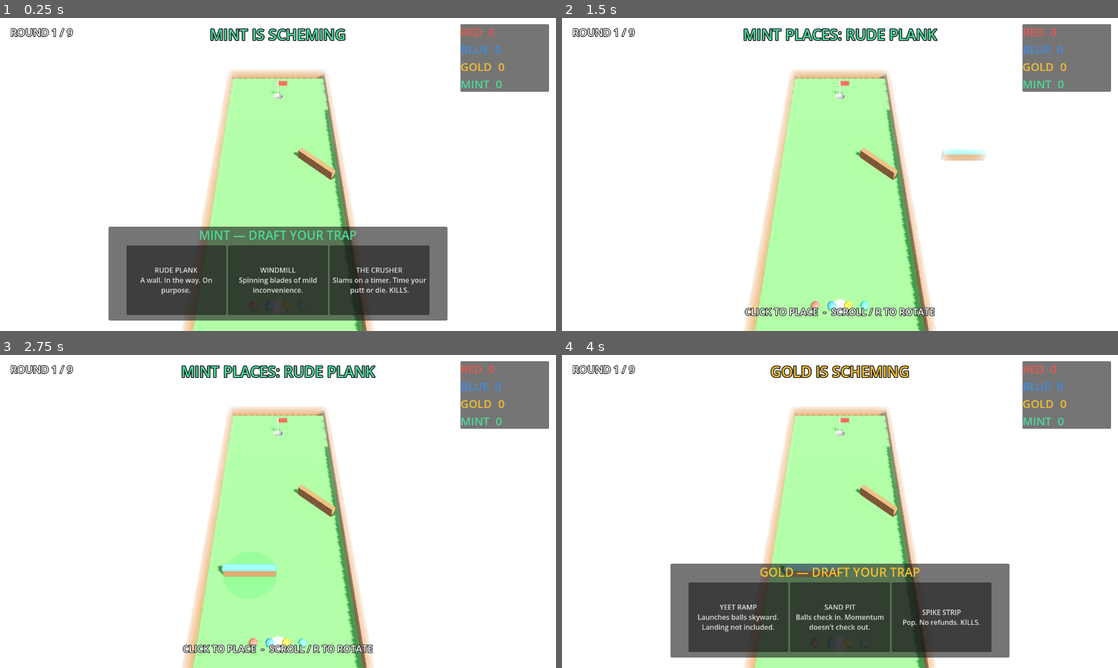
Above: before the commit, frames 1-4 (two rows, left to right).
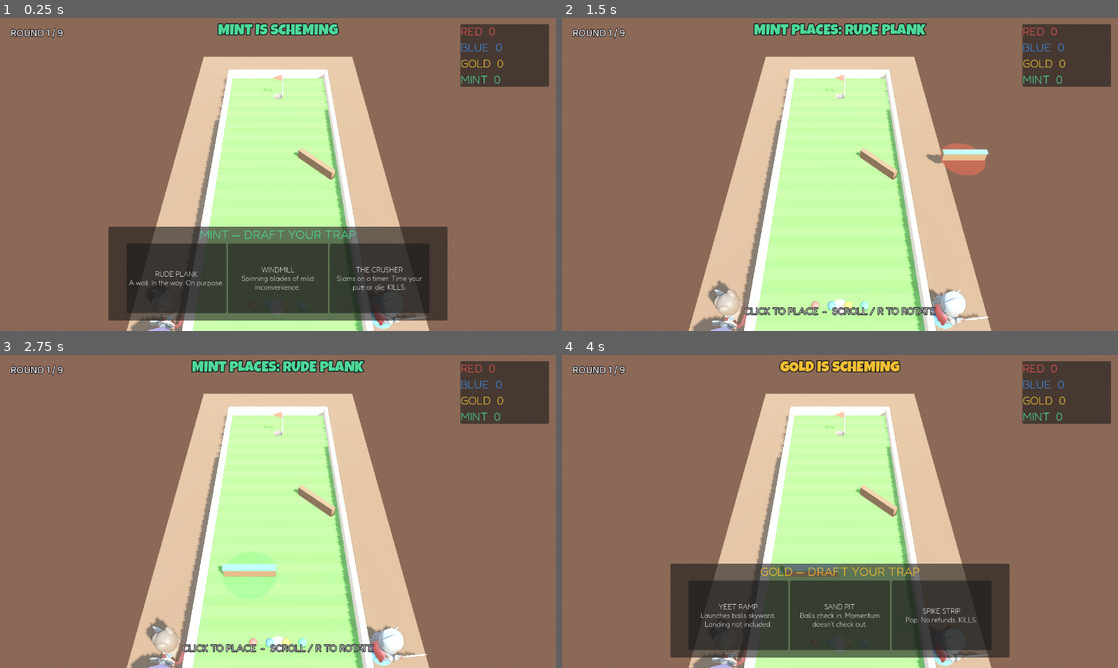
Above: after the commit, the same moments.

Repository: substrateagnostic/ill-will
Game: Godot game, scene res://scenes/main.tscn
Same seed, same stepped clock (60 frames per second), same inputs: the game is played once before the commit and once after it.
Inputs (mouse positions are in pixels of both pictures, inside the frame that each line leads up to):
- Up to frame 1 (0.25 s): no input
- Up to frame 2 (1.5 s): click "RUDE PLANK A wall. In the way…" at 0.5 s; tap Enter at 1.25 s; move the mouse to (962, 158) at 1.27 s; click (962, 158) at 1.42 s
- Up to frame 3 (2.75 s): tap Enter at 2 s; drag from (166, 527) to (250, 574) at 2.02 s
- Up to frame 4 (4 s): tap Enter at 2.75, 3.5 s; move the mouse to (895, 442) at 2.77 s; click (895, 442) at 2.92 s; drag from (812, 574) to (673, 464) at 3.52 s

The runs differ from the first frame. In frame 1, 84% of the frame differs, in the area x 0-100%, y 0-100%; in frame 2, 91%; in frame 3, 91%; in frame 4, 84%.

Commit message:
Phase 5: art and juice - Kenney/KayKit assets, diorama look, SFX, caddies
Mow-stripe felt (triplanar), cream fringe, warm sky + wooden table diorama,
Kenney flag + rebuilt windmill (real model, classic vertical blade sweep,
synced collision), KayKit caddies per player (Idle/Cheer/Death_A - author
cheers when their trap kills), Fredoka/Baloo/LuckiestGuy fonts, Sfx autoload
(Kenney audio bank: putt/bounce/bumper/sink/death/UI), camera shake, banner
pop tween, confetti on sinks, contact-based bounce SFX.

Co-Authored-By: Claude Fable 5 <noreply@anthropic.com>

Diff:
--- a/project.godot
+++ b/project.godot
@@ -10,12 +10,17 @@
 [autoload]
 
 GameState="*res://scripts/game_state.gd"
+Sfx="*res://scripts/sfx.gd"
 VerifyCapture="*res://scripts/verify_capture.gd"
 
 [display]
 
 window/size/viewport_width=1280
 window/size/viewport_height=720
+
+[gui]
+
+theme/custom_font="res://assets/fonts/Fredoka.ttf"
 
 [input]
 
--- a/scenes/ball.tscn
+++ b/scenes/ball.tscn
@@ -19,6 +19,8 @@
 mass = 0.8
 physics_material_override = SubResource("ball_phys")
 continuous_cd = true
+contact_monitor = true
+max_contacts_reported = 4
 linear_damp = 0.5
 angular_damp = 0.0
 script = ExtResource("1_ball")
--- a/scenes/course.tscn
+++ b/scenes/course.tscn
@@ -1,13 +1,21 @@
-[gd_scene load_steps=9 format=3]
+[gd_scene load_steps=12 format=3]
 
 [ext_resource type="Script" path="res://scripts/course.gd" id="1_course"]
+[ext_resource type="Texture2D" path="res://assets/textures/grass_stripes.png" id="2_grass"]
+[ext_resource type="PackedScene" path="res://assets/models/minigolf/flag-red.glb" id="3_flag"]
 
 [sub_resource type="StandardMaterial3D" id="mat_green"]
-albedo_color = Color(0.33, 0.62, 0.31, 1)
-roughness = 0.92
+albedo_texture = ExtResource("2_grass")
+uv1_triplanar = true
+uv1_scale = Vector3(0.25, 0.25, 0.25)
+roughness = 0.95
 
 [sub_resource type="StandardMaterial3D" id="mat_wood"]
-albedo_color = Color(0.54, 0.37, 0.24, 1)
+albedo_color = Color(0.93, 0.89, 0.78, 1)
+roughness = 0.7
+
+[sub_resource type="StandardMaterial3D" id="mat_wood_dark"]
+albedo_color = Color(0.5, 0.35, 0.24, 1)
 roughness = 0.8
 
 [sub_resource type="StandardMaterial3D" id="mat_red"]
@@ -71,7 +79,7 @@
 [node name="Bank" type="CSGBox3D" parent="Geo"]
 transform = Transform3D(0.707107, 0, -0.707107, 0, 1, 0, 0.707107, 0, 0.707107, 1.9, 0.155, -7)
 size = Vector3(2.2, 0.71, 0.25)
-material = SubResource("mat_wood")
+material = SubResource("mat_wood_dark")
 
 [node name="TrapContainer" type="Node3D" parent="."]
 
@@ -91,16 +99,8 @@
 [node name="Flag" type="Node3D" parent="."]
 transform = Transform3D(1, 0, 0, 0, 1, 0, 0, 0, 1, 0, 0, -13)
 
-[node name="Pole" type="CSGCylinder3D" parent="Flag"]
-transform = Transform3D(1, 0, 0, 0, 1, 0, 0, 0, 1, 0, 0.55, 0)
-radius = 0.03
-height = 1.1
-material = SubResource("mat_white")
-
-[node name="Pennant" type="CSGBox3D" parent="Flag"]
-transform = Transform3D(1, 0, 0, 0, 1, 0, 0, 0, 1, 0.28, 0.95, 0)
-size = Vector3(0.55, 0.28, 0.03)
-material = SubResource("mat_red")
+[node name="FlagModel" parent="Flag" instance=ExtResource("3_flag")]
+transform = Transform3D(1.5, 0, 0, 0, 1.5, 0, 0, 0, 1.5, 0.28, 0, 0)
 
 [node name="TeePad" type="CSGCylinder3D" parent="."]
 transform = Transform3D(1, 0, 0, 0, 1, 0, 0, 0, 1, 0, 0.005, 0)
--- a/scenes/main.tscn
+++ b/scenes/main.tscn
@@ -1,10 +1,26 @@
-[gd_scene load_steps=13 format=3]
+[gd_scene load_steps=18 format=3]
 
 [ext_resource type="Script" path="res://scripts/main.gd" id="1_main"]
 [ext_resource type="PackedScene" path="res://scenes/course.tscn" id="2_course"]
 [ext_resource type="Script" path="res://scripts/putt_controller.gd" id="4_putt"]
 [ext_resource type="Script" path="res://scripts/camera_rig.gd" id="5_cam"]
 [ext_resource type="Script" path="res://scripts/placement_controller.gd" id="6_place"]
+[ext_resource type="FontFile" path="res://assets/fonts/LuckiestGuy-Regular.ttf" id="7_luckiest"]
+[ext_resource type="FontFile" path="res://assets/fonts/Baloo2.ttf" id="8_baloo"]
+
+[sub_resource type="ProceduralSkyMaterial" id="sky_mat"]
+sky_top_color = Color(0.45, 0.63, 0.82, 1)
+sky_horizon_color = Color(0.98, 0.88, 0.72, 1)
+ground_bottom_color = Color(0.42, 0.32, 0.27, 1)
+ground_horizon_color = Color(0.95, 0.85, 0.7, 1)
+sun_angle_max = 40.0
+
+[sub_resource type="Sky" id="sky"]
+sky_material = SubResource("sky_mat")
+
+[sub_resource type="StandardMaterial3D" id="mat_table"]
+albedo_color = Color(0.42, 0.29, 0.2, 1)
+roughness = 0.65
 
 [sub_resource type="CylinderMesh" id="disc_mesh"]
 top_radius = 1.0
@@ -17,16 +33,20 @@
 shading_mode = 0
 
 [sub_resource type="Environment" id="env"]
-background_mode = 1
-background_color = Color(0.76, 0.85, 0.88, 1)
-ambient_light_source = 2
-ambient_light_color = Color(0.68, 0.72, 0.78, 1)
-ambient_light_energy = 1.1
+background_mode = 2
+sky = SubResource("sky")
+ambient_light_source = 3
+ambient_light_energy = 1.0
 tonemap_mode = 2
 ssao_enabled = true
+ssao_intensity = 1.5
 glow_enabled = true
-glow_intensity = 0.4
-glow_bloom = 0.05
+glow_intensity = 0.45
+glow_bloom = 0.06
+fog_enabled = true
+fog_light_color = Color(0.95, 0.87, 0.74, 1)
+fog_density = 0.004
+fog_sky_affect = 0.0
 
 [sub_resource type="BoxMesh" id="arrow_mesh"]
 size = Vector3(0.22, 0.02, 2)
@@ -48,6 +68,16 @@
 script = ExtResource("1_main")
 
 [node name="Course" parent="." instance=ExtResource("2_course")]
+
+[node name="Table" type="CSGBox3D" parent="."]
+transform = Transform3D(1, 0, 0, 0, 1, 0, 0, 0, 1, 0, -0.75, -6.5)
+size = Vector3(11, 0.7, 24)
+material = SubResource("mat_table")
+
+[node name="FillLight" type="DirectionalLight3D" parent="."]
+transform = Transform3D(-0.7, 0.42, -0.58, 0, 0.81, 0.59, 0.71, 0.41, -0.57, -5, 6, -10)
+light_energy = 0.35
+light_color = Color(0.75, 0.82, 1, 1)
 
 [node name="PuttController" type="Node3D" parent="."]
 script = ExtResource("4_putt")
@@ -92,6 +122,7 @@
 anchor_right = 1.0
 offset_top = 14.0
 offset_bottom = 60.0
+theme_override_fonts/font = ExtResource("7_luckiest")
 theme_override_font_sizes/font_size = 34
 theme_override_colors/font_outline_color = Color(0.1, 0.1, 0.12, 1)
 theme_override_constants/outline_size = 8
@@ -115,6 +146,7 @@
 offset_top = 16.0
 offset_right = 300.0
 offset_bottom = 52.0
+theme_override_fonts/font = ExtResource("8_baloo")
 theme_override_font_sizes/font_size = 24
 theme_override_colors/font_outline_color = Color(0.1, 0.1, 0.12, 1)
 theme_override_constants/outline_size = 6
@@ -125,6 +157,7 @@
 anchor_top = 0.32
 anchor_right = 1.0
 anchor_bottom = 0.5
+theme_override_fonts/font = ExtResource("7_luckiest")
 theme_override_font_sizes/font_size = 72
 theme_override_colors/font_color = Color(1, 0.85, 0.2, 1)
 theme_override_colors/font_outline_color = Color(0.2, 0.1, 0, 1)
--- a/scenes/traps/windmill.tscn
+++ b/scenes/traps/windmill.tscn
@@ -1,84 +1,48 @@
-[gd_scene load_steps=9 format=3]
+[gd_scene load_steps=7 format=3]
 
 [ext_resource type="Script" path="res://scripts/traps/windmill_trap.gd" id="1"]
+[ext_resource type="PackedScene" path="res://assets/models/minigolf/windmill.glb" id="2_model"]
 
-[sub_resource type="CylinderMesh" id="hub_mesh"]
-top_radius = 0.14
-bottom_radius = 0.18
-height = 0.7
+[sub_resource type="BoxShape3D" id="side_shape"]
+size = Vector3(0.32, 1.2, 1.15)
 
-[sub_resource type="CylinderShape3D" id="hub_shape"]
-height = 0.7
-radius = 0.16
+[sub_resource type="BoxShape3D" id="blade_shape_a"]
+size = Vector3(2.3, 0.14, 0.12)
 
-[sub_resource type="BoxMesh" id="blade_mesh"]
-size = Vector3(2.2, 0.4, 0.12)
+[sub_resource type="BoxShape3D" id="blade_shape_b"]
+size = Vector3(0.14, 2.3, 0.12)
 
-[sub_resource type="BoxShape3D" id="blade_shape"]
-size = Vector3(2.2, 0.4, 0.12)
-
-[sub_resource type="BoxMesh" id="tip_mesh"]
-size = Vector3(0.3, 0.44, 0.16)
-
-[sub_resource type="StandardMaterial3D" id="mat_hub"]
-albedo_color = Color(0.85, 0.3, 0.25, 1)
-roughness = 0.5
-
-[sub_resource type="StandardMaterial3D" id="mat_blade"]
-albedo_color = Color(0.92, 0.88, 0.8, 1)
-roughness = 0.6
+[sub_resource type="CylinderMesh" id="base_mesh"]
+top_radius = 0.85
+bottom_radius = 0.9
+height = 0.03
 
 [node name="WindmillTrap" type="Node3D"]
 script = ExtResource("1")
 
-[node name="Hub" type="StaticBody3D" parent="."]
-transform = Transform3D(1, 0, 0, 0, 1, 0, 0, 0, 1, 0, 0.35, 0)
+[node name="Model" parent="." instance=ExtResource("2_model")]
+transform = Transform3D(-1.2, 0, 0, 0, 1.2, 0, 0, 0, -1.2, 0, 0, 0)
 
-[node name="HubShape" type="CollisionShape3D" parent="Hub"]
-shape = SubResource("hub_shape")
+[node name="AccentBase" type="MeshInstance3D" parent="."]
+transform = Transform3D(1, 0, 0, 0, 1, 0, 0, 0, 1, 0, 0.016, 0)
+mesh = SubResource("base_mesh")
 
-[node name="HubMesh" type="MeshInstance3D" parent="Hub"]
-mesh = SubResource("hub_mesh")
-surface_material_override/0 = SubResource("mat_hub")
+[node name="Sides" type="StaticBody3D" parent="."]
 
-[node name="Blades" type="AnimatableBody3D" parent="."]
-transform = Transform3D(1, 0, 0, 0, 1, 0, 0, 0, 1, 0, 0.2, 0)
+[node name="SideL" type="CollisionShape3D" parent="Sides"]
+transform = Transform3D(1, 0, 0, 0, 1, 0, 0, 0, 1, -0.44, 0.6, 0)
+shape = SubResource("side_shape")
+
+[node name="SideR" type="CollisionShape3D" parent="Sides"]
+transform = Transform3D(1, 0, 0, 0, 1, 0, 0, 0, 1, 0.44, 0.6, 0)
+shape = SubResource("side_shape")
+
+[node name="BladesBody" type="AnimatableBody3D" parent="."]
+transform = Transform3D(1, 0, 0, 0, 1, 0, 0, 0, 1, 0, 1.148, 0.535)
 sync_to_physics = true
 
-[node name="BladeShapeA" type="CollisionShape3D" parent="Blades"]
-shape = SubResource("blade_shape")
+[node name="BladeA" type="CollisionShape3D" parent="BladesBody"]
+shape = SubResource("blade_shape_a")
 
-[node name="BladeShapeB" type="CollisionShape3D" parent="Blades"]
-transform = Transform3D(0, 0, 1, 0, 1, 0, -1, 0, 0, 0, 0, 0)
-shape = SubResource("blade_shape")
-
-[node name="BladeMeshA" type="MeshInstance3D" parent="Blades"]
-mesh = SubResource("blade_mesh")
-surface_material_override/0 = SubResource("mat_blade")
-
-[node name="BladeMeshB" type="MeshInstance3D" parent="Blades"]
-transform = Transform3D(0, 0, 1, 0, 1, 0, -1, 0, 0, 0, 0, 0)
-mesh = SubResource("blade_mesh")
-surface_material_override/0 = SubResource("mat_blade")
-
-[node name="AccentTipA" type="MeshInstance3D" parent="Blades"]
-transform = Transform3D(1, 0, 0, 0, 1, 0, 0, 0, 1, 1.05, 0, 0)
-mesh = SubResource("tip_mesh")
-
-[node name="AccentTipB" type="MeshInstance3D" parent="Blades"]
-transform = Transform3D(1, 0, 0, 0, 1, 0, 0, 0, 1, -1.05, 0, 0)
-mesh = SubResource("tip_mesh")
-
-[node name="AccentTipC" type="MeshInstance3D" parent="Blades"]
-transform = Transform3D(0, 0, 1, 0, 1, 0, -1, 0, 0, 0, 0, 1.05)
-mesh = SubResource("tip_mesh")
-
-[node name="AccentTipD" type="MeshInstance3D" parent="Blades"]
-transform = Transform3D(0, 0, 1, 0, 1, 0, -1, 0, 0, 0, 0, -1.05)
-mesh = SubResource("tip_mesh")
-
-[node name="Sense" type="Area3D" parent="."]
-transform = Transform3D(1, 0, 0, 0, 1, 0, 0, 0, 1, 0, 0.3, 0)
-
-[node name="SenseShape" type="CollisionShape3D" parent="Sense"]
-shape = SubResource("hub_shape")
+[node name="BladeB" type="CollisionShape3D" parent="BladesBody"]
+shape = SubResource("blade_shape_b")
--- a/scripts/ball.gd
+++ b/scripts/ball.gd
@@ -20,6 +20,8 @@
 @onready var mesh: MeshInstance3D = $Mesh
 
 func _ready() -> void:
+	add_to_group("balls")
+	body_entered.connect(_on_contact)
 	last_rest_position = global_position
 	_mat = StandardMaterial3D.new()
 	_mat.albedo_color = player_color
@@ -55,6 +57,11 @@
 	linear_velocity = dir * s
 	angular_velocity = Vector3.UP.cross(dir) * (s / 0.15)
 	_was_moving = true
+
+func _on_contact(_body: Node) -> void:
+	var speed := linear_velocity.length()
+	if speed > 1.6:
+		Sfx.play("bounce", clampf(-14.0 + speed, -12.0, 0.0))
 
 func is_stopped() -> bool:
 	return is_dead or (not _was_moving and not is_sunk)
--- /dev/null
+++ b/scripts/caddy.gd
@@ -0,0 +1,58 @@
+class_name Caddy
+extends Node3D
+## A player's toy-figure avatar standing behind the tee. Reacts to the
+## match: cheers sinks (including kills by their traps), dies with the ball.
+
+var anim: AnimationPlayer
+var _dead := false
+
+func setup(char_scene: PackedScene, color: Color) -> void:
+	var inst := char_scene.instantiate()
+	inst.scale = Vector3(0.7, 0.7, 0.7)
+	add_child(inst)
+	anim = inst.find_child("AnimationPlayer", true, false)
+	var ring := MeshInstance3D.new()
+	var mesh := CylinderMesh.new()
+	mesh.top_radius = 0.4
+	mesh.bottom_radius = 0.44
+	mesh.height = 0.035
+	ring.mesh = mesh
+	var mat := StandardMaterial3D.new()
+	mat.albedo_color = color
+	mat.roughness = 0.55
+	ring.material_override = mat
+	ring.position.y = 0.018
+	add_child(ring)
+	_loop("Idle")
+	play_idle()
+
+func _loop(anim_name: String) -> void:
+	if anim and anim.has_animation(anim_name):
+		anim.get_animation(anim_name).loop_mode = Animation.LOOP_LINEAR
+
+func play_idle() -> void:
+	if _dead or anim == null:
+		return
+	anim.play("Idle")
+
+func react(anim_name: String) -> void:
+	if _dead or anim == null or not anim.has_animation(anim_name):
+		return
+	anim.play(anim_name)
+	if not anim.animation_finished.is_connected(_back_to_idle):
+		anim.animation_finished.connect(_back_to_idle, CONNECT_ONE_SHOT)
+
+func _back_to_idle(_name: StringName) -> void:
+	play_idle()
+
+func react_death() -> void:
+	if anim == null:
+		return
+	_dead = true
+	if anim.animation_finished.is_connected(_back_to_idle):
+		anim.animation_finished.disconnect(_back_to_idle)
+	anim.play("Death_A")
+
+func revive() -> void:
+	_dead = false
+	play_idle()
--- a/scripts/camera_rig.gd
+++ b/scripts/camera_rig.gd
@@ -6,8 +6,12 @@
 @export var lean_strength := 0.22
 
 var ball: Ball
+var _shake := 0.0
 
 @onready var cam: Camera3D = $Camera3D
+
+func shake(amount: float) -> void:
+	_shake = maxf(_shake, amount)
 
 func _process(delta: float) -> void:
 	var focus := course_center
@@ -15,3 +19,10 @@
 		focus = course_center.lerp(ball.global_position, lean_strength)
 	var target := Transform3D(Basis.looking_at(focus - cam.global_position, Vector3.UP), cam.global_position)
 	cam.global_transform = cam.global_transform.interpolate_with(target, 1.0 - exp(-6.0 * delta))
+	if _shake > 0.002:
+		cam.h_offset = randf_range(-1.0, 1.0) * _shake * 0.35
+		cam.v_offset = randf_range(-1.0, 1.0) * _shake * 0.35
+		_shake = lerpf(_shake, 0.0, 1.0 - exp(-5.0 * delta))
+	else:
+		cam.h_offset = 0.0
+		cam.v_offset = 0.0
--- /dev/null
+++ b/scripts/dev/probe_assets.gd
@@ -0,0 +1,31 @@
+extends SceneTree
+## Dev tool: godot --headless --script res://scripts/dev/probe_assets.gd
+
+func _init() -> void:
+	for path in [
+		"res://assets/models/kaykit/Knight.glb",
+		"res://assets/models/minigolf/windmill.glb",
+		"res://assets/models/minigolf/flag-red.glb",
+	]:
+		print("=== ", path)
+		var scene: PackedScene = load(path)
+		if scene == null:
+			print("  LOAD FAILED")
+			continue
+		var inst := scene.instantiate()
+		_dump(inst, 1)
+		inst.free()
+	quit()
+
+func _dump(node: Node, depth: int) -> void:
+	if depth > 4:
+		return
+	var extra := ""
+	if node is AnimationPlayer:
+		extra = " anims=" + str(node.get_animation_list())
+	elif node is MeshInstance3D:
+		var aabb: AABB = node.get_aabb()
+		extra = " aabb=" + str(aabb.size) + " origin=" + str(node.transform.origin) + " aabb_pos=" + str(aabb.position)
+	print("  ".repeat(depth), node.name, " (", node.get_class(), ")", extra)
+	for c in node.get_children():
+		_dump(c, depth + 1)
--- a/scripts/main.gd
+++ b/scripts/main.gd
@@ -4,6 +4,12 @@
 
 const BALL_SCENE := preload("res://scenes/ball.tscn")
 const GRAVESTONE_SCENE := preload("res://scenes/gravestone.tscn")
+const CHAR_SCENES := [
+	preload("res://assets/models/kaykit/Barbarian.glb"),
+	preload("res://assets/models/kaykit/Knight.glb"),
+	preload("res://assets/models/kaykit/Mage.glb"),
+	preload("res://assets/models/kaykit/Rogue.glb"),
+]
 const BUILD_TIME_LIMIT := 25.0
 const ROYALTY := 2
 const TEE_XS := [-0.9, -0.3, 0.3, 0.9]
@@ -15,6 +21,7 @@
 ]
 
 var balls: Array = []
+var caddies: Array = []
 var round_manager: RoundManager
 var phase := Phase.BETWEEN
 var draft_order: Array = []
@@ -66,6 +73,13 @@
 		b.sunk.connect(_on_any_ball_sunk.bind(i))
 		b.died.connect(_on_ball_died.bind(i))
 		balls.append(b)
+		var c := Caddy.new()
+		add_child(c)
+		var side := -1.0 if i % 2 == 0 else 1.0
+		c.global_position = Vector3(3.85 * side, -0.4, 0.2 + floorf(i / 2.0) * 1.5)
+		c.rotation_degrees.y = 105.0 * side
+		c.setup(CHAR_SCENES[i], GameState.players[i].color)
+		caddies.append(c)
 	course.balls = balls
 
 func _tee_pos(i: int) -> Vector3:
@@ -78,6 +92,7 @@
 	round_label.text = "ROUND %d / %d" % [GameState.round_num, GameState.rounds_total]
 	for i in balls.size():
 		balls[i].reset_for_round(_tee_pos(i))
+		caddies[i].revive()
 	var standings := GameState.standings()
 	draft_order = standings.duplicate()
 	draft_order.reverse()
@@ -92,6 +107,9 @@
 	var p: int = draft_order[draft_pointer]
 	var player = GameState.players[p]
 	current_hand = TrapCatalog.random_hand(GameState.rng)
+	for arg in OS.get_cmdline_user_args():
+		if arg.begins_with("--forcetrap="):
+			current_hand[0] = arg.trim_prefix("--forcetrap=")
 	grudge_card_idx = -1
 	var is_last_place: bool = p == GameState.standings().back() and GameState.round_num > 1
 	if is_last_place:
@@ -130,7 +148,9 @@
 	var p: int = draft_order[draft_pointer]
 	var player = GameState.players[p]
 	var id: String = current_hand[card_idx]
+	Sfx.play("card")
 	if card_idx == grudge_card_idx:
+		Sfx.play("grudge")
 		player.grudge = maxi(0, player.grudge - 1)
 	draft_panel.visible = false
 	phase = Phase.BUILD
@@ -188,12 +208,19 @@
 	stroke_label.text = "STROKE %d / %d" % [mini(round_manager.strokes[p] + 1, RoundManager.STROKE_CAP), RoundManager.STROKE_CAP]
 
 func _on_any_ball_sunk(p: int) -> void:
+	Sfx.play("sink")
+	caddies[p].react("Cheer")
+	_spawn_confetti(course.get_node("CupArea").global_position + Vector3(0, 0.6, 0), GameState.players[p].color)
 	_flash_banner("%s SINKS IT!" % GameState.players[p].name, GameState.players[p].color, 1.4)
 
 func _on_ball_died(killer: Trap, victim: int) -> void:
 	var v = GameState.players[victim]
 	v.grudge += 1
 	var death_pos: Vector3 = balls[victim].global_position
+	Sfx.play("splat")
+	Sfx.play("death")
+	caddies[victim].react_death()
+	camera_rig.shake(0.35)
 	_spawn_death_fx(death_pos, v.color)
 	_spawn_gravestone(death_pos, v.color)
 	var credit := "THE COURSE"
@@ -205,6 +232,7 @@
 		if killer.author_index != victim:
 			a.score += ROYALTY
 			a.royalties += ROYALTY
+			caddies[killer.author_index].react("Cheer")
 			_rebuild_scoreboard()
 	elif killer != null:
 		credit = killer.display_name
@@ -265,8 +293,11 @@
 	GameState.round_num += 1
 	if GameState.is_match_over():
 		var champ: int = GameState.standings()[0]
+		Sfx.play("match_win")
+		caddies[champ].react("Cheer")
 		_flash_banner("%s WINS THE MATCH!" % GameState.players[champ].name, GameState.players[champ].color, 9999.0)
 		return
+	Sfx.play("round_over")
 	_flash_banner("ROUND OVER", Color(1, 0.85, 0.2), 2.6)
 	await get_tree().create_timer(3.0).timeout
 	_start_round()
@@ -275,10 +306,39 @@
 	banner.text = text
 	banner.add_theme_color_override("font_color", color)
 	banner.visible = true
+	banner.pivot_offset = banner.size / 2.0
+	banner.scale = Vector2(0.55, 0.55)
+	var pop := create_tween()
+	pop.tween_property(banner, "scale", Vector2.ONE, 0.28).set_trans(Tween.TRANS_BACK).set_ease(Tween.EASE_OUT)
 	if duration < 100.0:
 		var tw := create_tween()
 		tw.tween_interval(duration)
 		tw.tween_callback(func(): banner.visible = false)
+
+func _spawn_confetti(pos: Vector3, color: Color) -> void:
+	for c in [color, Color(1, 0.9, 0.4), Color.WHITE]:
+		var p := CPUParticles3D.new()
+		add_child(p)
+		p.global_position = pos
+		p.one_shot = true
+		p.amount = 16
+		p.lifetime = 1.1
+		p.explosiveness = 1.0
+		p.direction = Vector3.UP
+		p.spread = 55.0
+		p.initial_velocity_min = 3.0
+		p.initial_velocity_max = 6.0
+		p.gravity = Vector3(0, -7.0, 0)
+		p.angular_velocity_min = -360.0
+		p.angular_velocity_max = 360.0
+		var mesh := BoxMesh.new()
+		mesh.size = Vector3(0.07, 0.02, 0.07)
+		p.mesh = mesh
+		var mat := StandardMaterial3D.new()
+		mat.albedo_color = c
+		p.material_override = mat
+		p.emitting = true
+		get_tree().create_timer(2.0).timeout.connect(p.queue_free)
 
 func _rebuild_scoreboard() -> void:
 	for c in score_rows.get_children():
--- a/scripts/placement_controller.gd
+++ b/scripts/placement_controller.gd
@@ -54,8 +54,11 @@
 			_rotate_step(1)
 		elif event.button_index == MOUSE_BUTTON_WHEEL_DOWN:
 			_rotate_step(-1)
-		elif event.button_index == MOUSE_BUTTON_LEFT and _valid:
-			_confirm()
+		elif event.button_index == MOUSE_BUTTON_LEFT:
+			if _valid:
+				_confirm()
+			else:
+				Sfx.play("invalid")
 	elif event is InputEventKey and event.pressed and event.physical_keycode == KEY_R:
 		_rotate_step(1)
 
@@ -66,6 +69,7 @@
 		_refresh()
 
 func _confirm() -> void:
+	Sfx.play("place")
 	ghost.solidify()
 	var placed := ghost
 	ghost = null
--- a/scripts/putt_controller.gd
+++ b/scripts/putt_controller.gd
@@ -48,6 +48,7 @@
 	if pull.length() < 0.25:
 		return
 	var speed := _power_for_drag(pull.length())
+	Sfx.play("putt", -8.0 + 9.0 * (speed / MAX_SPEED))
 	ball.putt(pull.normalized(), speed)
 	stroke_taken.emit()
 
@@ -114,5 +115,6 @@
 	if ball == null:
 		return
 	var dir := Vector3(0, 0, -1).rotated(Vector3.UP, deg_to_rad(angle_deg))
+	Sfx.play("putt", -8.0 + 9.0 * (power / MAX_SPEED))
 	ball.putt(dir, power)
 	stroke_taken.emit()
--- /dev/null
+++ b/scripts/sfx.gd
@@ -0,0 +1,46 @@
+extends Node
+## Autoloaded SFX bus. Sfx.play("putt") etc. Variants picked at random,
+## slight pitch wobble so repeats never sound canned.
+
+const BANK := {
+	"putt": ["impactGeneric_light_000", "impactGeneric_light_001", "impactGeneric_light_002"],
+	"bounce": ["impactPlate_light_000", "impactPlate_light_001", "impactPlate_light_002"],
+	"bumper": ["impactBell_heavy_000", "impactBell_heavy_001"],
+	"death": ["jingles_HIT01"],
+	"crush": ["impactMining_000"],
+	"splat": ["impactPunch_heavy_000"],
+	"sink": ["jingles_NES03"],
+	"round_over": ["jingles_NES09"],
+	"match_win": ["jingles_NES13"],
+	"card": ["click_001", "click_002", "click_003"],
+	"place": ["drop_001"],
+	"confirm": ["confirmation_001"],
+	"invalid": ["error_004"],
+	"grudge": ["bong_001"],
+}
+
+var _streams := {}
+var _pool: Array = []
+var _next := 0
+
+func _ready() -> void:
+	for key in BANK:
+		var list: Array = []
+		for name in BANK[key]:
+			list.append(load("res://assets/audio/%s.ogg" % name))
+		_streams[key] = list
+	for i in 10:
+		var p := AudioStreamPlayer.new()
+		add_child(p)
+		_pool.append(p)
+
+func play(key: String, volume_db := 0.0, pitch_wobble := 0.07) -> void:
+	if not _streams.has(key):
+		return
+	var list: Array = _streams[key]
+	var p: AudioStreamPlayer = _pool[_next]
+	_next = (_next + 1) % _pool.size()
+	p.stream = list[randi() % list.size()]
+	p.volume_db = volume_db
+	p.pitch_scale = 1.0 + randf_range(-pitch_wobble, pitch_wobble)
+	p.play()
--- a/scripts/traps/bumper_trap.gd
+++ b/scripts/traps/bumper_trap.gd
@@ -21,6 +21,7 @@
 	if is_ghost or not body is Ball or _cooldowns.has(body):
 		return
 	_cooldowns[body] = 0.25
+	Sfx.play("bumper", -4.0)
 	var away := body.global_position - global_position
 	away.y = 0.0
 	if away.length() < 0.01:
--- a/scripts/traps/windmill_trap.gd
+++ b/scripts/traps/windmill_trap.gd
@@ -2,10 +2,19 @@
 
 @export var spin_speed := 1.4
 
+var _blades_visual: Node3D
+
 func _init() -> void:
 	trap_id = "windmill"
 	display_name = "WINDMILL"
-	footprint_radius = 1.2
+	footprint_radius = 1.25
+
+func _ready() -> void:
+	_blades_visual = find_child("blades", true, false)
+	if _blades_visual:
+		_blades_visual.scale = Vector3(1.6, 1.6, 1.0)
 
 func _physics_process(delta: float) -> void:
-	$Blades.rotate_y(spin_speed * delta)
+	$BladesBody.rotate_object_local(Vector3(0, 0, 1), spin_speed * delta)
+	if _blades_visual:
+		_blades_visual.rotate_object_local(Vector3(0, 0, 1), spin_speed * delta)
Not shown, added: assets/audio/bong_001.ogg.import
Not shown, added: assets/audio/click_001.ogg.import
Not shown, added: assets/audio/click_002.ogg.import
Not shown, added: assets/audio/click_003.ogg.import
Not shown, added: assets/audio/confirmation_001.ogg.import
Not shown, added: assets/audio/drop_001.ogg.import
Not shown, added: assets/audio/error_004.ogg.import
Not shown, added: assets/audio/impactBell_heavy_000.ogg.import
Not shown, added: assets/audio/impactBell_heavy_001.ogg.import
Not shown, added: assets/audio/impactGeneric_light_000.ogg.import
Not shown, added: assets/audio/impactGeneric_light_001.ogg.import
Not shown, added: assets/audio/impactGeneric_light_002.ogg.import
(and 77 more such lines)
